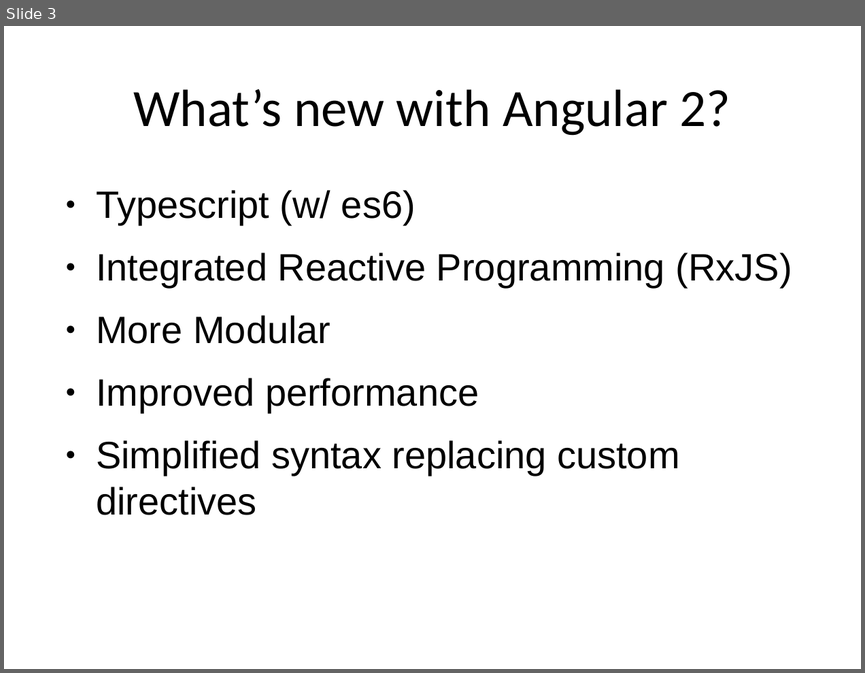
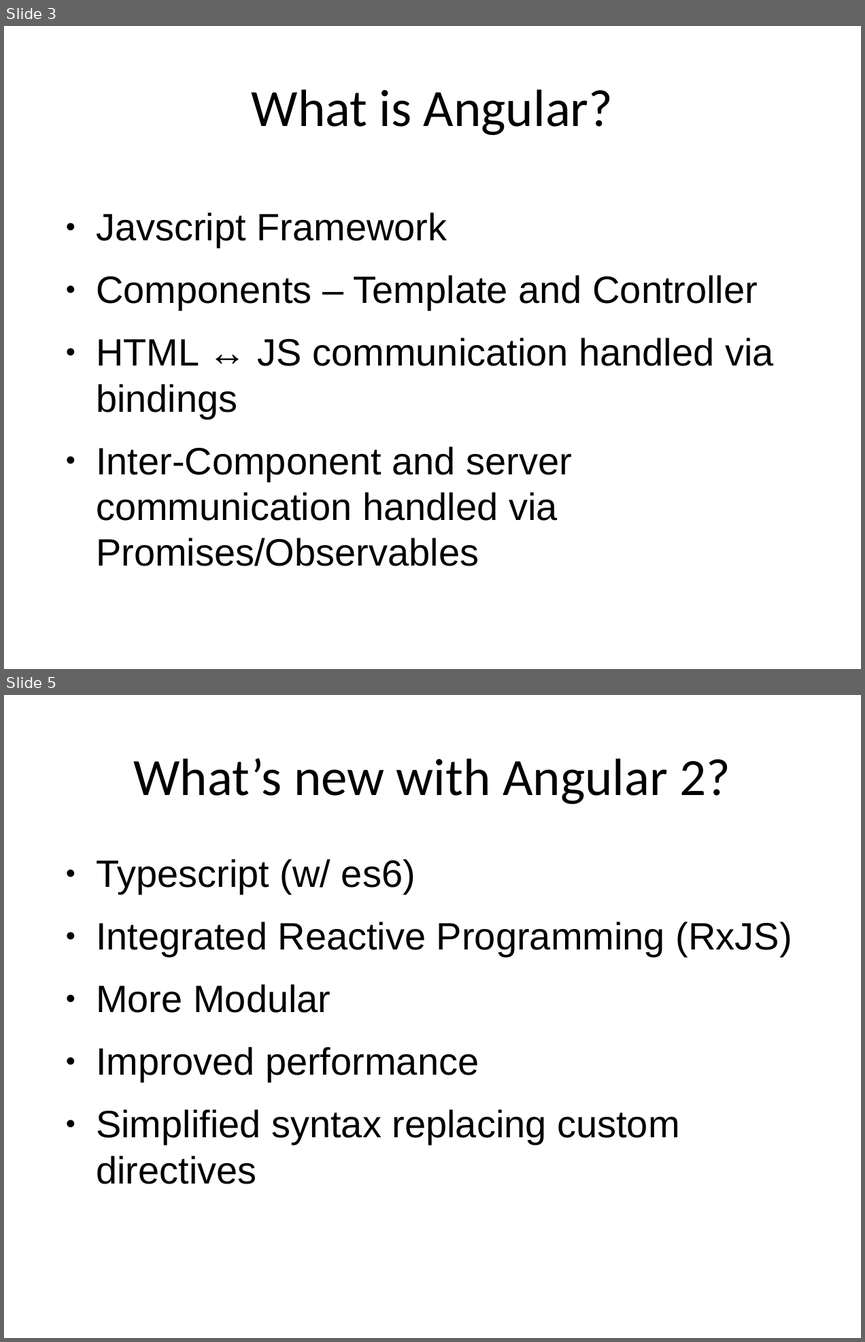
Before and after one commit to trognus/devcon2016, a slide deck: devconNg2.odp. Shown one above the other, each under a label of ours: slide 3 before the commit, slides 3 and 5 after it; the slides between them are not shown. The pictures are 865x673 and 865x1342 pixels, drawn with LibreOffice and Linux fonts; fonts in the diff are those of the drawing. Boxes give left, top, right and bottom in pixels: in the first picture for what was removed or moved away, otherwise in the second. Text is boxed around its words. In the diff, an @@ line names an element or a change of style, - is before the commit and + after.

```diff
--- a/devconNg2.odp
+++ b/devconNg2.odp
@@ slide 3 added at bbox=[4, 26, 861, 669], background #FFFFFF @@
@@ title added at bbox=[252, 89, 613, 135], 44 pt, text #000000 @@
+What is Angular?
@@ text added at bbox=[96, 212, 774, 566], 32 pt, text #000000 @@
+● Javscript Framework
+● Components – Template and Controller
+● HTML ↔ JS communication handled via bindings
+● Inter-Component and server communication handled via Promises/Observables
@@ what was slide 3 is now slide 5 @@
```
Also in this commit, not shown: 4 slides changed, 5 other slides added, 1 slide removed, 1 other file.
